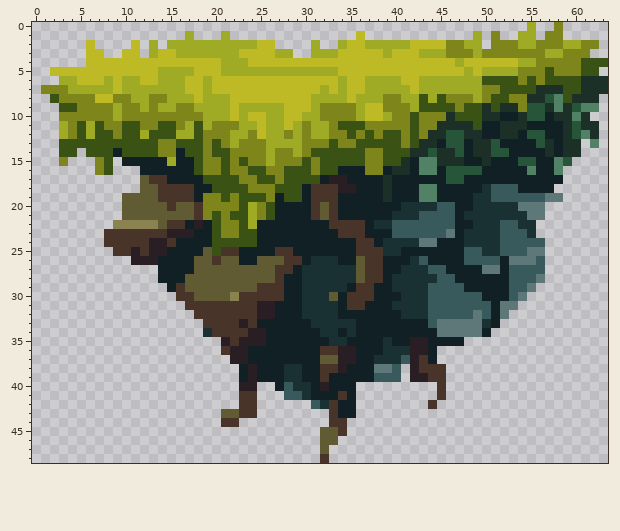
One commit to this pixel-art sprite: Platformer/assets/float1.png. Above: the version before the commit.
The file is 128x98 pixels, drawn in blocks of 2x2; one block is one cell here.
After the commit:
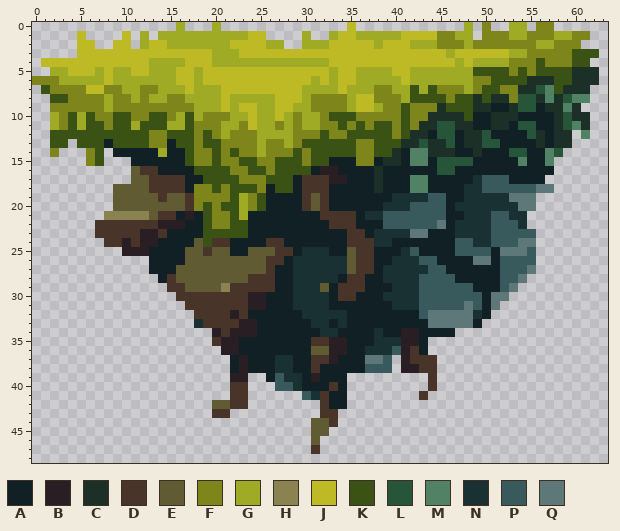
Palette (. is transparent): A #112024  B #2a1e25  C #1d3028  D #483428  E #615b34  F #7e851b  G #9fab25  H #8a8251  J #bdba25  K #3a5214  L #27553a  M #518265  N #193133  P #385a5d  Q #5e787a
Difference:
Changed rows in their new state; - is an unchanged pixel.
first column x 0:
 0 ----------------G---G--------------J------------G-F--GG.FF.-----
 1 -----J----J-G-GGG-GGG-GGJJ----G--GJJGGGGGJJJJFFGG.F-FG-FF-GGFF--
 2 -----J---JJ.GJJ-------JJJ-GG--G-GJJ--J-JJJGGGF---FF---FFGG-FF..-
 3 -----J--JJ--JJ--JJJJ-------JJJJJJJ-----J---JJJGJJJJJJGG--FF-KKK-
 4 -JJJJJ-------GGGG---G---GGGGGGGGG----------------GGGGFFFK---K-..
 5 --GG---G-GG--G--JJG--JJJJJJJJJJJJ---GGGG--GGGGGG-KKKKFK-K-KKCCC-
 6 FFF--GGGJG--GG--J-GJ-----------G-GJ-G-----G------FF---KCCC--C--.
 7 -K--FFJJFF--FF----G-G---------GG-GJGG-FF--K-KFFF-FKKFFCCLMKCC-..
 8 ---K---FG---FGGFF-G--JGGGGG---GFFFFGJJF---K-K--KKCKCC-LL-MCLMM.-
 9 --FFF---GF--F-FF-----JGJJ--J-GGF---GJ-G--KFFFC-K-C-AA-L-A-CMC..-
10 --G-KGK--KK--KK-GKGFFFG--G-JGF---KKKFFFF-KF-CC-C-AA-CCAAA--LC---
11 --GFKGK--K-GKK-GGKFF-GGFJG-FGFG-F--F--KK-KFCCLL--A-C-ALL--CLM-.-
12 --KKK-K--K--KFF-KKFK-GFF-G--GF-FK---K-K-FKCCAL-A--L-AA--C-C-.-.-
13 --K-.---A----F-A--FK--F--GFF-FKKK-KKFF---CCL-C-AC-L-----CAC-.-.-
14 --F..-F-.-AAAAGA--F--FK--GF--K------F-K-CAMMC--A--AAALL--ML..---
15 ---.--FK.-.----A-KF-KF--K-FKKKFK-AAAF-ACCAM-ALLLL-A---MA-M..----
16 -------..--EDD-----KK------K---ABB---AC-AA-AAL-AAA-----A--.-----
17 -----------E---DD--------F-K-ADDD-----CA--MM--AA-NPPP----..-----
18 ---------EEE-D---AFF-F--K-A--AD--AAA--CA--M-A---NNP---PPQQ------
19 ---------E-----EE-F--FKGF-A-AADE-A-----ANNNNPP--N--NNQQQ...-----
20 ---------E-----E-DFK-KKGFKA---DEDA-----NN-PPP-ANN-------.-------
21 --------HHHHH-DDABAKF--GAAA----AD-DD-NNPPPP---A----PP--..-------
22 -------DDDDDDDBBB-AKF-K-A-----------A-AP-----QANN--P---.--------
23 -------D----BB-AAA-K-KK-A---------A---NNNNQQAAAN---P---P--------
24 ----------B-B-AA--EKDDAAA-DD-------D--N-AAAAA--PP--P--QQ.-------
25 ---------.B-BAA--EEDEEA-EEE---NNN--E--AAANP----P--PAQQQP.-------
26 -----------..A---E--E--EE-DDANN---NED-A-NN--P---AQQAPPPP.-------
27 -------------A--EE--------DAAN-----ED-ANN---------AAP--Q.-------
28 ---------------DE-------DDDA-N----ADDAAN---PP-------P-Q..-------
29 ---------------D-----HDDD--A-N--EADD-A-----P----P---PQ..--------
30 ------------------DDDDD-BBAA-N---AD-AA-NN--P-------QQ..---------
31 ------------------------B-A--N---A-AA------P----Q-AQ..----------
32 ----------------------B-AAA-------N------AAPQQQQQNA..-----------
33 ------------------N-----B--------A-A--------Q----A..------------
34 -------------------.B-BB-A---------A--N--BB--AA....-------------
35 --------------------D-BAAA-----DDBB---N-NB-A....----------------
36 ---------------------B-A-------EEB-A-NN-PBDA.-------------------
37 ----------------------A----NN--DDBAA-QQP.BD-D-------------------
38 ----------------------ABA--N-A-DAAA--PPP.B---.------------------
39 ----------------------BB..-P---BA--......-..-.------------------
40 ----------------------DD.--P--A-AD-.--------D.------------------
41 ----------------------D-.---..PND-A.-------D-.------------------
42 --------------------EED-.------.DA-.--------.-------------------
43 --------------------DD...-------D-..----------------------------
44 ---------------------..--------EE-.-----------------------------
45 -------------------------------E-..-----------------------------
46 -------------------------------E..------------------------------
47 -------------------------------D.-------------------------------
48 --------------------------------.-------------------------------
Changed places in both pictures, as pixel boxes (x1, y1, x2, y2):
changed: (32, 22, 608, 463)
